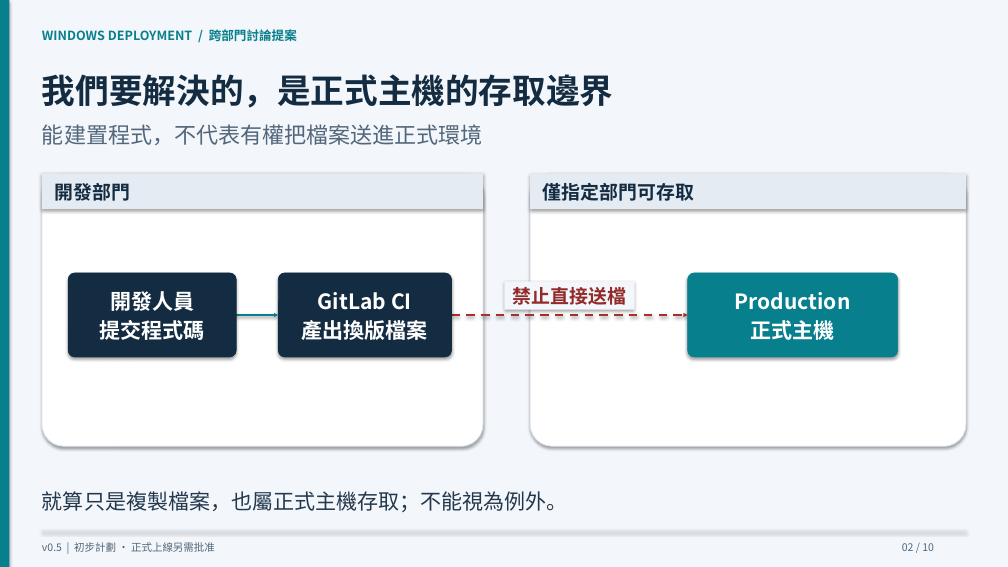
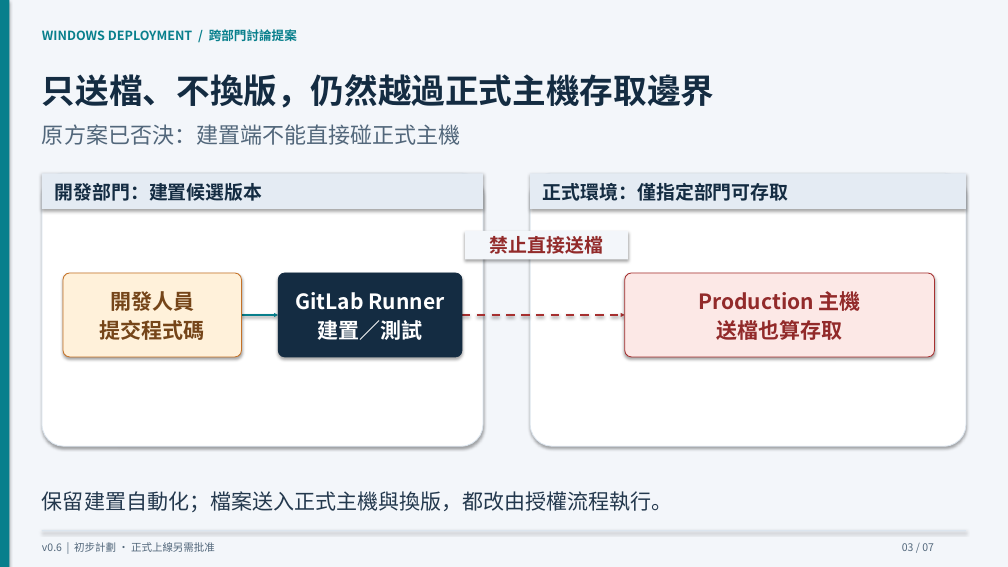
Before and after one commit to cyljacky02/gitlab-win-cicd, a slide deck: slide 3 of docs/presentations/windows-cd-initial-plan.pptx (slide 2 before the commit). Drawn at 1008x567 pixels with LibreOffice and Linux fonts; fonts in the diff are those of the drawing. Boxes give left, top, right and bottom in pixels: in the first picture for what was removed or moved away, otherwise in the second. Text is boxed around its words. In the diff, an @@ line names an element or a change of style, - is before the commit and + after.

```diff
--- a/docs/presentations/windows-cd-initial-plan.pptx
+++ b/docs/presentations/windows-cd-initial-plan.pptx
@@ title at (42, 74, 714, 108): text changed @@
-我們要解決的，是正式主機的存取邊界
+只送檔、不換版，仍然越過正式主機存取邊界
@@ text at (42, 124, 461, 145): text changed @@
-能建置程式，不代表有權把檔案送進正式環境
+原方案已否決：建置端不能直接碰正式主機
@@ text at (55, 183, 263, 201): text changed @@
-開發部門
+開發部門：建置候選版本
@@ text at (543, 183, 789, 201): text changed @@
-僅指定部門可存取
+正式環境：僅指定部門可存取
@@ text "禁止直接送檔": place and size @@
-text "禁止直接送檔" at (513, 287, 626, 305)
+text "禁止直接送檔" at (490, 236, 603, 254)
@@ rectangle: place and size @@
-rectangle at (504, 281, 634, 310)
+rectangle at (465, 231, 628, 260)
@@ rounded rectangle: place and size @@
-rounded rectangle at (68, 273, 236, 357)
+rounded rectangle at (63, 273, 241, 357)
@@ rounded rectangle at (63, 273, 241, 357): fill #142C42 to #FFF1DA; outline #142C42 0.8 pt to #C57227 0.8 pt @@
@@ text "開發人員" at (100, 291, 205, 340): text colour #FFFFFF to #754519 @@
@@ rounded rectangle: place and size @@
-rounded rectangle at (278, 273, 451, 357)
+rounded rectangle at (278, 273, 462, 357)
@@ text at (295, 292, 445, 340): text changed @@
-GitLab CI
-產出換版檔案
+GitLab Runner
+建置／測試
@@ rounded rectangle: place and size @@
-rounded rectangle at (688, 273, 898, 357)
+rounded rectangle at (625, 273, 935, 357)
@@ rounded rectangle at (625, 273, 935, 357): fill #087F8C to #FCE8E6; outline #087F8C 0.8 pt to #A63030 0.8 pt @@
@@ text at (698, 291, 861, 340): text changed; text colour #FFFFFF to #922A2A @@
-Production
-正式主機
+Production 主機
+送檔也算存取
@@ arrow moved from (236, 315) - (278, 315) to (241, 315) - (278, 315) @@
@@ arrow moved from (451, 315) - (688, 315) to (462, 315) - (625, 315) @@
@@ text at (42, 491, 673, 512): text changed @@
-就算只是複製檔案，也屬正式主機存取；不能視為例外。
+保留建置自動化；檔案送入正式主機與換版，都改由授權流程執行。
@@ text at (902, 543, 934, 551): text changed @@
-02 / 10
+03 / 07
```
Also in this commit, not shown: 3 other slides changed, 3 slides added, 6 slides removed, 28 other files.
